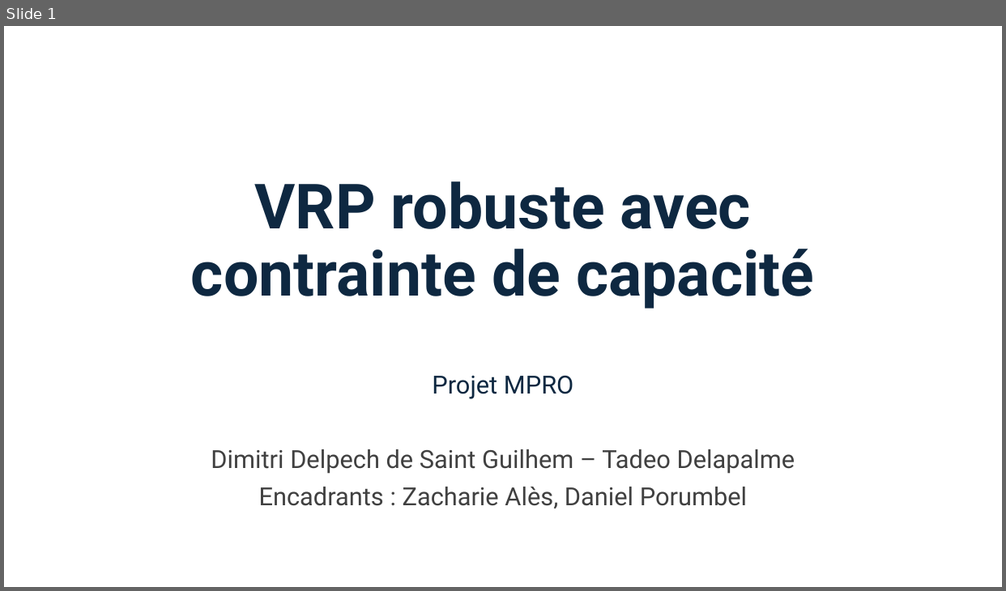
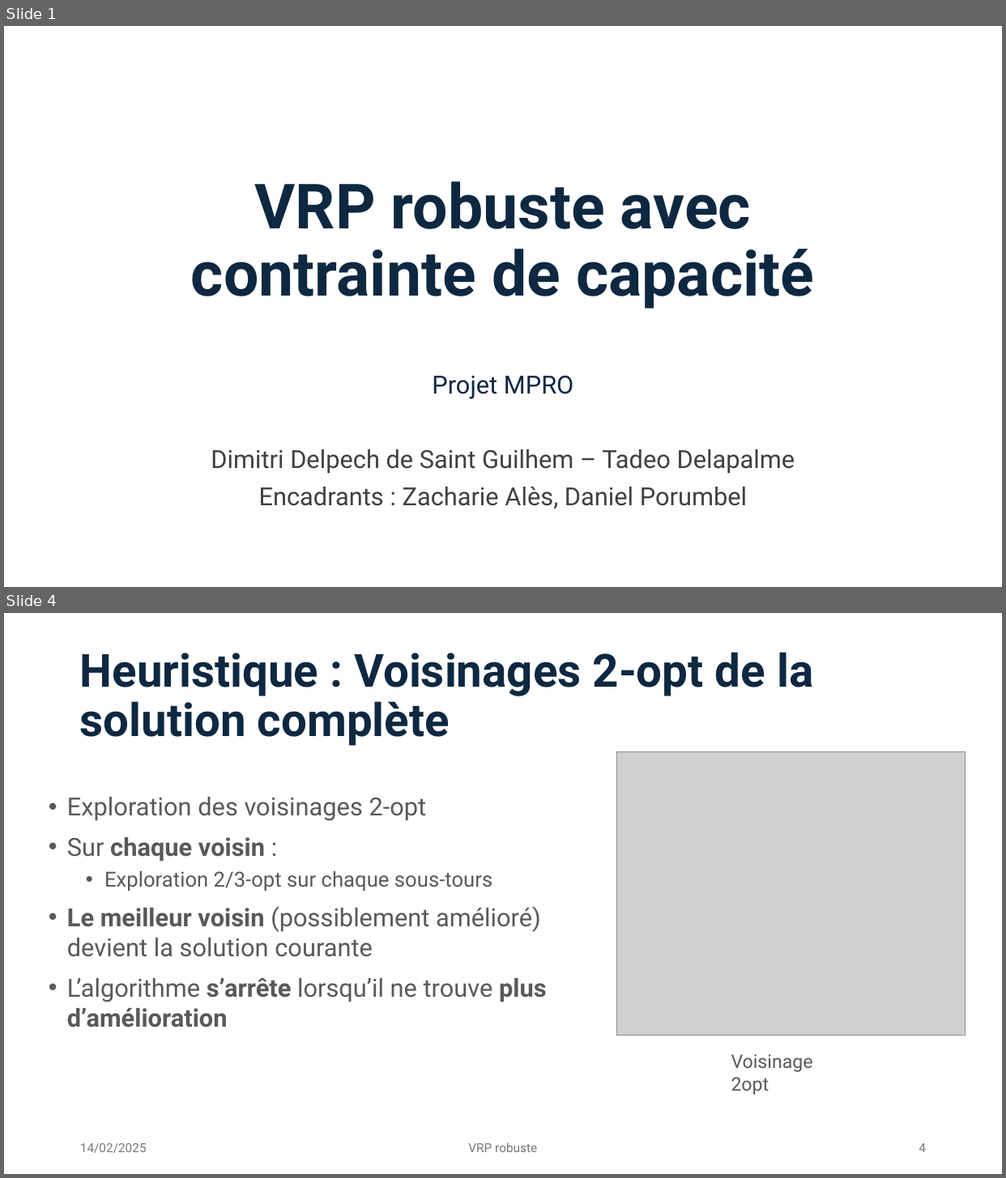
Before and after one commit to Darthkiller2Jr/projet_mpro, a slide deck: Présentation Projet.pptx. Shown one above the other, each under a label of ours: slide 1 before the commit, slides 1 and 4 after it; the slides between them are not shown. The pictures are 1006x591 and 1006x1178 pixels, drawn with LibreOffice and Linux fonts; fonts in the diff are those of the drawing; grey boxes stand for pictures. Boxes give left, top, right and bottom in pixels: in the first picture for what was removed or moved away, otherwise in the second. Text is boxed around its words. In the diff, an @@ line names an element or a change of style, - is before the commit and + after.

```diff
--- a/Présentation Projet.pptx
+++ b/Présentation Projet.pptx
@@ slide 4 added at box(4, 613, 1002, 1174), background #FFFFFF @@
@@ title added at box(80, 652, 813, 746), 44 pt, text #0E2841, bold @@
+Heuristique : Voisinages 2-opt de la solution complète
@@ picture added at box(617, 752, 965, 1036) @@
@@ text added at box(67, 797, 547, 1028), 24 pt, text #595959 @@
+• Exploration des voisinages 2-opt
+• Sur chaque voisin :
+  • Exploration 2/3-opt sur chaque sous-tours
+• Le meilleur voisin (possiblement amélioré) devient la solution courante
+• L’algorithme s’arrête lorsqu’il ne trouve plus d’amélioration
@@ text added at box(731, 1054, 813, 1095), 18 pt, text #595959 @@
+Voisinage 2opt
@@ text added at box(80, 1144, 147, 1153), 12 pt, text #797979 @@
+14/02/2025
@@ text added at box(468, 1143, 537, 1152), 12 pt, text #797979 @@
+VRP robuste
@@ page number added at box(918, 1144, 926, 1152), 12 pt, text #797979 @@
+4
```
Also in this commit, not shown: 1 slide changed, 5 other slides added, 6 other files.
